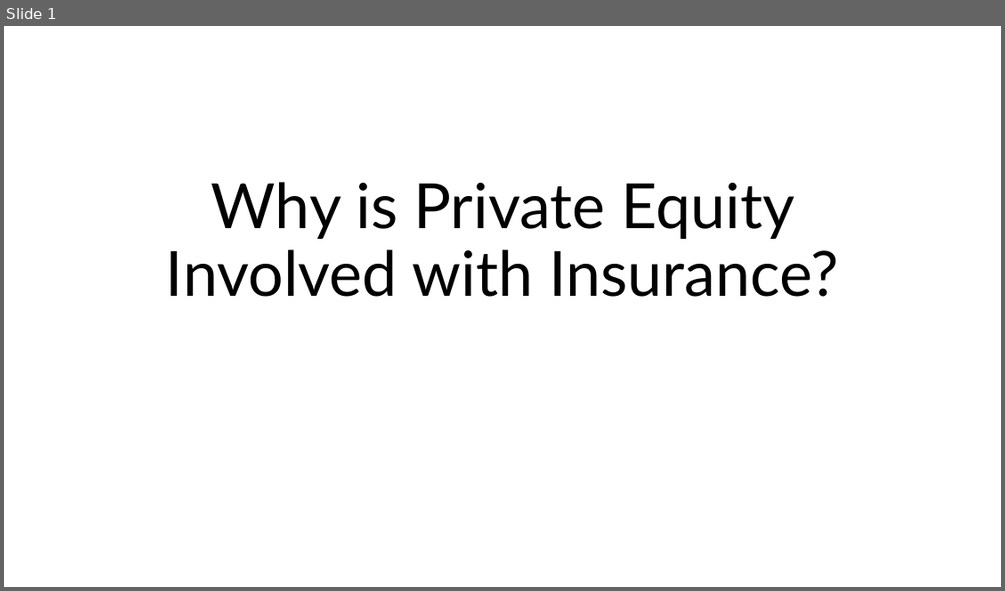
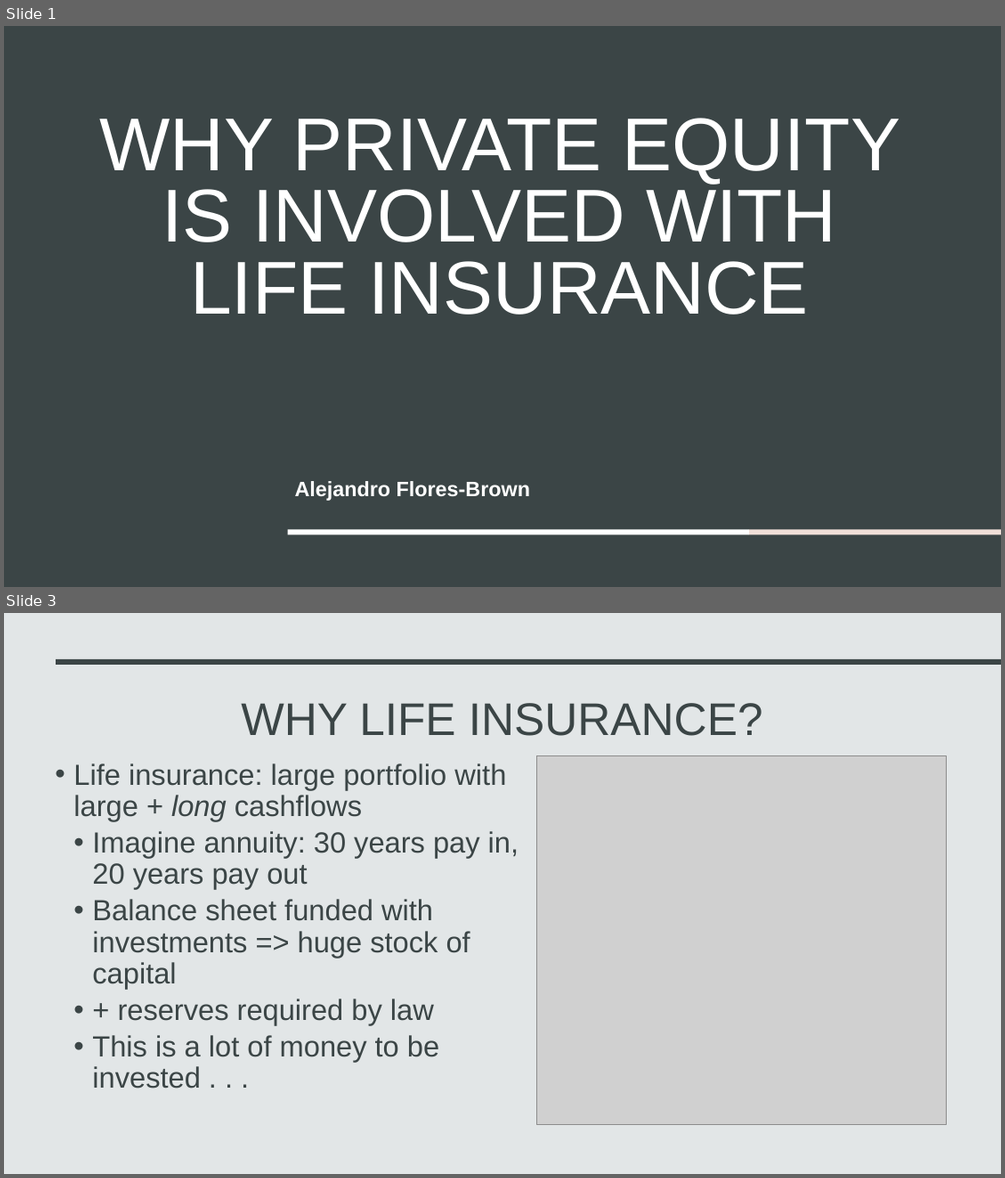
Before and after one commit to AFB-TUV/Fall-2026, a slide deck: Actuarial Corporate Finance/Why is Private Equity Involved with Insurance.pptx. Shown one above the other, each under a label of ours: slide 1 before the commit, slides 1 and 3 after it; the slides between them are not shown. The pictures are 1005x591 and 1005x1178 pixels, drawn with LibreOffice and Linux fonts; fonts in the diff are those of the drawing; grey boxes stand for pictures. Boxes give left, top, right and bottom in pixels: in the first picture for what was removed or moved away, otherwise in the second. Text is boxed around its words. In the diff, an @@ line names an element or a change of style, - is before the commit and + after.

```diff
--- a/Actuarial Corporate Finance/Why is Private Equity Involved with Insurance.pptx
+++ b/Actuarial Corporate Finance/Why is Private Equity Involved with Insurance.pptx
@@ slide 3 added at (4, 613, 1001, 1174), background #E2E6E7 @@
@@ rectangle added at (56, 659, 1001, 665), fill #3B4546 @@
@@ title added at (241, 703, 763, 736), 44 pt, text #3B4546 @@
+WHY LIFE INSURANCE?
@@ text added at (73, 763, 518, 1088), 28 pt, text #3B4546 @@
+• Life insurance: large portfolio with large + long cashflows
+  • Imagine annuity: 30 years pay in, 20 years pay out
+  • Balance sheet funded with investments => huge stock of capital
+  • + reserves required by law
+  • This is a lot of money to be invested . . .
@@ picture added at (536, 755, 947, 1124) @@
@@ slide 1 changed as well @@
@@ background #FFFFFF to #3B4546 @@
@@ title "WHY PRIVATE EQUITY IS INVOLVED ..." at (99, 118, 900, 314): vertical alignment bottom to top @@
@@ title at (99, 118, 900, 314): text changed; size 60 to 72 pt; font Lato to Arial; text colour #000000 to #FFFFFF @@
-Why is Private Equity Involved with Insurance?
+WHY PRIVATE EQUITY IS INVOLVED WITH
+LIFE INSURANCE
@@ subtitle added at (295, 481, 531, 500), 20 pt, text #FFFFFF, bold @@
+Alejandro Flores-Brown
@@ rectangle added at (287, 529, 749, 534), fill #FFFFFF @@
@@ rectangle added at (749, 529, 1001, 534), fill #F1DFD8 @@
```
Also in this commit, not shown: 6 other slides changed, 1 other slide added, 6 other files.
